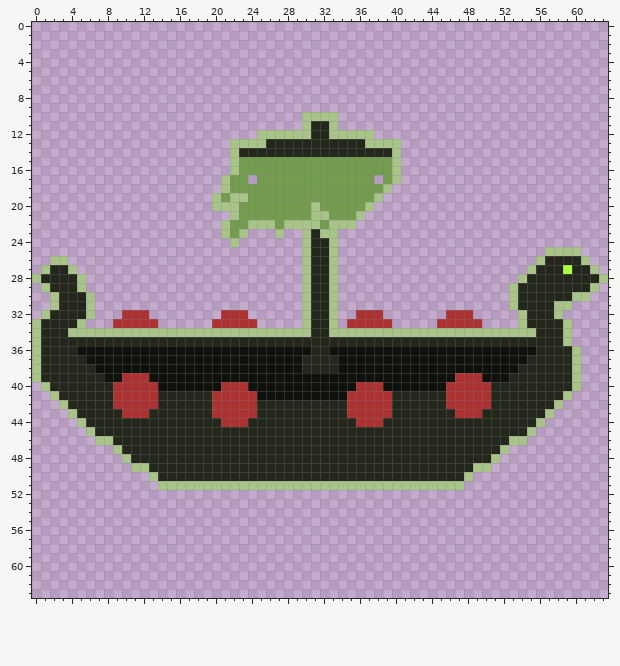
Two versions of one pixel-art file, Assets/Sprites/Player/VikingLongboatSide.aseprite. Above, as it was before the edit.
64x64 pixels, 1 frame.
The result:
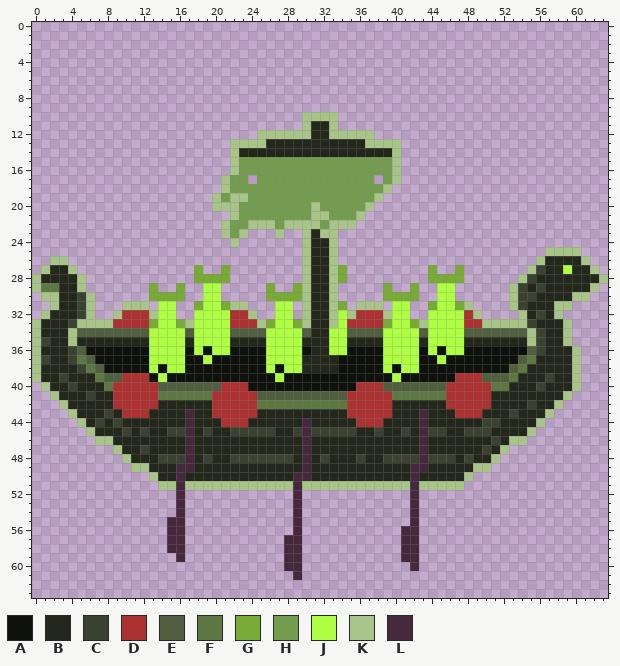
Palette (. is transparent): A #0e110c  B #24271c  C #3b4232  D #ac3232  E #505f40  F #5d7843  G #78ab35  H #749c4f  J #aeff41  K #a8c489  L #45283c
What changed:
layer "Viking 1" added
layer "Viking 2" added
layer "Viking 1 Copy" added
layer "Viking 2 Copy" added
layer "Viking 1 Copy Copy" added
layer "Viking 2 Copy Copy" added
layer "Layer 6" added
y 27: x 18 . -> G; x 21 . -> G; x 34 . -> G; x 44 . -> G; x 47 . -> G; x 56 B -> C
y 28: x 18..21 .... -> GGGG; x 34 . -> G; x 44..47 .... -> GGGG; x 55 B -> C
y 29: x 0..2 .KB -> KFF; x 13 . -> G; x 16 . -> G; x 19..20 .. -> JJ; x 26 . -> G; x 29 . -> G; x 39 . -> G; x 42 . -> G; x 45..46 .. -> JJ; x 54 B -> C; x 56 B -> C
y 30: x 1 . -> K; x 5 B -> C; x 13..16 .... -> GGGG; x 19..20 .. -> JJ; x 26..29 .... -> GGGG; x 39..42 .... -> GGGG; x 45..46 .. -> JJ; x 54..55 BB -> CC
y 31: x 5 B -> C; x 10..12 ... -> KKK; x 14..15 .. -> JJ; x 18..23 ...... -> GJJGKK; x 27..28 .. -> JJ; x 34 . -> G; x 36..38 ... -> KKK; x 40..41 .. -> JJ; x 44..48 ..... -> GJJGK; x 54 B -> C
y 32: x 5 B -> C; x 9 . -> K; x 13..15 ... -> KJJ; x 18..21 ...D -> JJJJ; x 24 . -> K; x 27..28 .. -> JJ; x 34..35 .. -> JK; x 39..41 ... -> KJJ; x 44..47 ..DD -> JJJJ; x 49 . -> K; x 56 B -> C
y 33: x 4 B -> C; x 6..8 ... -> KKK; x 13..21 D......DD -> GJJGKJJJJ; x 25..29 ..... -> KGJJG; x 34 . -> J; x 39..47 D.....DDD -> GJJGKJJJJ; x 50..53 .... -> KKKK; x 55 B -> C
y 34: x 5..30 KKKKKKKKKKKKKKKKKKKKKKKKKK -> EEEEEEEEJJJJEJJJJEEEEJJJJE; x 33..54 KKKKKKKKKKKKKKKKKKKKKK -> JJEEEEJJJJEJJJJEEEEEEE; x 56 B -> C
y 35: x 1 B -> C; x 4 B -> K; x 13..16 BBBB -> JJJJ; x 18..21 BBBB -> JJJJ; x 26..29 BBBB -> JJJJ; x 33..34 BB -> JJ; x 39..42 BBBB -> JJJJ; x 44..47 BBBB -> JJJJ; x 55..56 BB -> KC
y 36: x 4..5 BA -> CE; x 13..16 AAAA -> JJJJ; x 18 A -> J; x 20..21 AA -> JJ; x 26..29 AAAA -> JJJJ; x 33..34 AA -> JJ; x 39..42 AAAA -> JJJJ; x 44 A -> J; x 46..47 AA -> JJ; x 55..56 AB -> EC
y 37: x 1 B -> C; x 4..6 BBA -> CFE; x 13..16 AAAA -> JJJJ; x 19 A -> J; x 26..29 AAAA -> JJJJ; x 39..42 AAAA -> JJJJ; x 45 A -> J; x 54..55 AB -> EF
y 38: x 5..7 BBA -> CFE; x 13 A -> J; x 15..16 AA -> JJ; x 26 A -> J; x 28..29 AA -> JJ; x 39 A -> J; x 41..42 AA -> JJ; x 53..54 AB -> EF
y 39: x 3 B -> C; x 7..9 BAA -> FEE; x 14 A -> J; x 27 A -> J; x 40 A -> J; x 50..53 AAAB -> EEEF; x 57 B -> C
y 40: x 4 B -> C; x 8 B -> F; x 14..20 AAAAAAA -> EEEEEEE; x 39..45 AAAAAAA -> EEEEEEE; x 51..52 BB -> FF; x 56 B -> C
y 41: x 6 B -> C; x 14..19 BBBBBB -> FFFFFF; x 25..34 AAAAAAAAAA -> EEEEEEEEEE; x 40..45 BBBBBB -> FFFFFF
y 42: x 25..34 BBBBBBBBBB -> FFFFFFFFFF; x 55 B -> C
y 43: x 8 B -> C; x 17 B -> L; x 43 B -> L; x 53 B -> C
y 44: x 7 B -> C; x 9 B -> C; x 17 B -> L; x 30 B -> L; x 43 B -> L; x 50..51 BB -> CC
y 45: x 10 B -> C; x 12 B -> C; x 15..17 BBB -> CCL; x 19 B -> C; x 22..26 BBBBB -> CCCCC; x 29..35 BBBBBBB -> CLCCCCC; x 38 B -> C; x 41 B -> C; x 43..45 BBB -> LCC; x 48..50 BBB -> CCC
y 46: x 17 B -> L; x 30 B -> L; x 43 B -> L; x 51 B -> C
y 47: x 12 B -> C; x 17 B -> L; x 30 B -> L; x 43 B -> L; x 50 B -> C
y 48: x 14..17 BBBB -> CCCL; x 19 B -> C; x 22..28 BBBBBBB -> CCCCCCC; x 30 B -> L; x 32 B -> C; x 36 B -> C; x 39..46 BBBBBBBB -> CCCCLCCC; x 48 B -> C
y 49: x 16..17 BB -> LL; x 30 B -> L; x 42..43 BB -> LL
y 50: x 16 B -> L; x 29..30 BB -> LL; x 42 B -> L
y 51: x 16 K -> L; x 29 K -> L; x 42 K -> L
y 52..54: x 16 . -> L; x 29 . -> L; x 42 . -> L
y 55: x 15..16 .. -> LL; x 29 . -> L; x 42 . -> L
y 56: x 15..16 .. -> LL; x 29 . -> L; x 41..42 .. -> LL
y 57..58: x 15..16 .. -> LL; x 28..29 .. -> LL; x 41..42 .. -> LL
y 59: x 16 . -> L; x 28..29 .. -> LL; x 41..42 .. -> LL
y 60: x 28..29 .. -> LL; x 42 . -> L
y 61: x 29 . -> L
